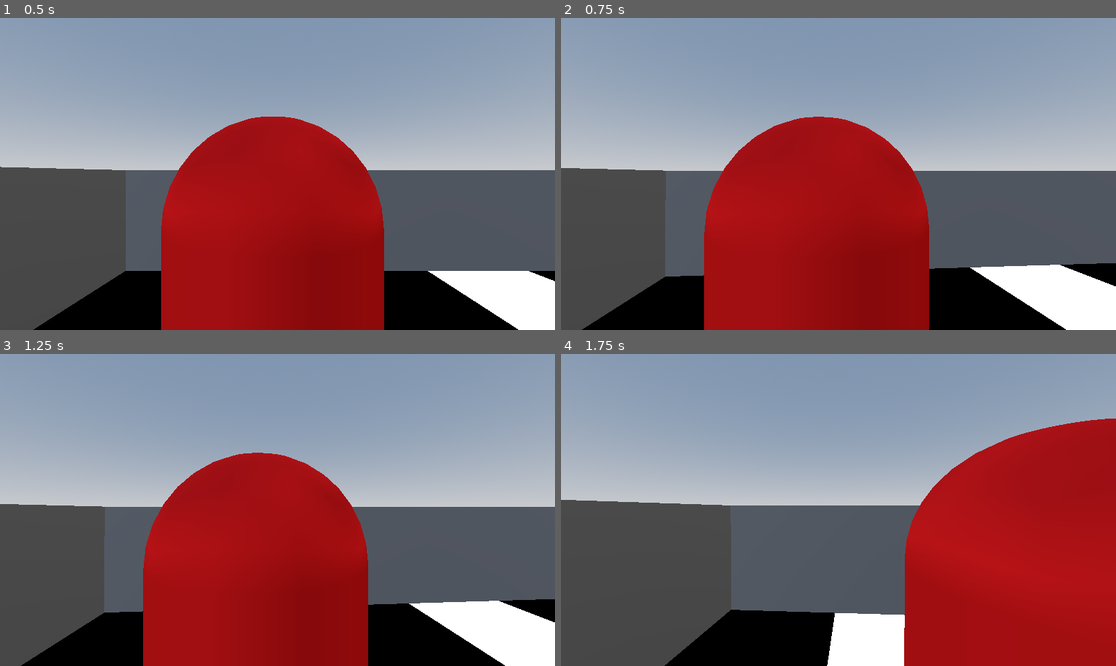
Above: before the commit, frames 1-4 (two rows, left to right).
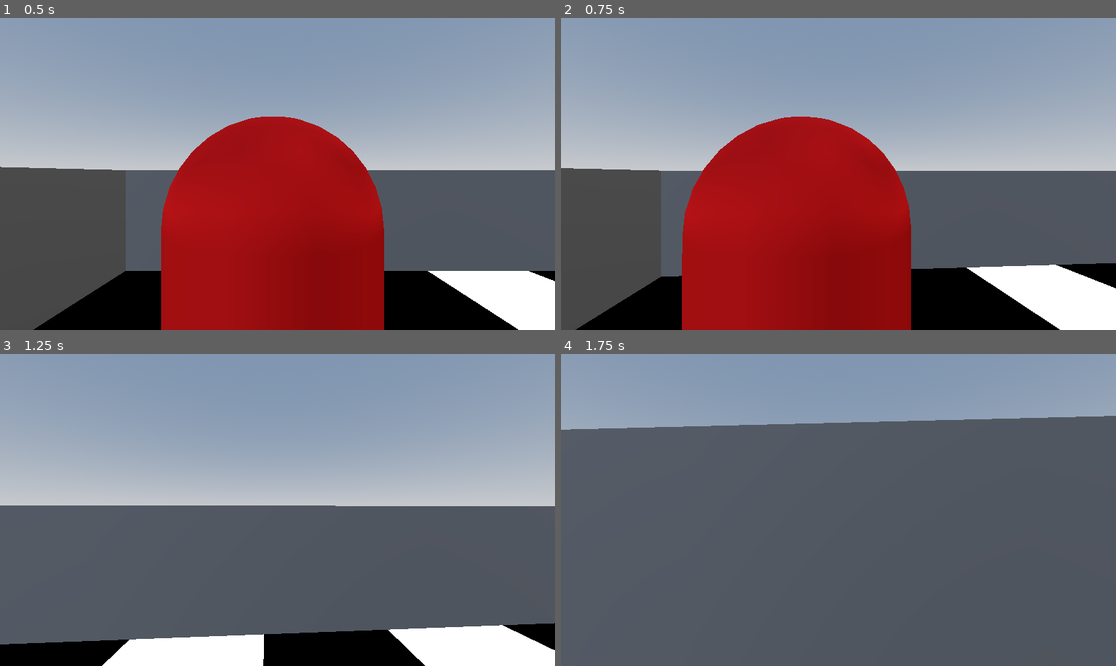
Above: after the commit, the same moments.

Repository: MarGamaDev/wolfenlike
Game: Godot game, scene res://game_manager.tscn
Same seed, same stepped clock (60 frames per second), same inputs: the game is played once before the commit and once after it. This scene is started directly instead of the project's main scene. Sound files missing from this copy of the repository are replaced by a short silence.
Inputs (mouse positions are in pixels of both pictures, inside the frame that each line leads up to):
- Up to frame 1 (0.5 s): no input
- Up to frame 2 (0.75 s): tap Enter at 0.5 s; move the mouse to (866, 174) at 0.52 s; hold W (player_forward) from 0.53 s (still down); hold Down (look_down, bound only after the commit) from 0.53 s (still down); tap Space (space) at 0.6 s
- Up to frame 3 (1.25 s): keep holding W (player_forward); keep holding Down (look_down, bound only after the commit)
- Up to frame 4 (1.75 s): keep holding W (player_forward); move the mouse to (810, 510) at 1.27 s; release Down (look_down, bound only after the commit) at 1.28 s; tap Down (look_down, bound only after the commit) at 1.35 s; tap Left (look_left, bound only after the commit) at 1.55 s

Frame 1 is identical in both runs. In frame 2, 5.5% of the frame differs, in the area x 2-100%, y 31-100%; in frame 3, 39%; in frame 4, 67%, in the area x 0-100%, y 19-100%.

Commit message:
added tank control toggle

Diff:
--- a/Enemies/enemy forms/enemy_pawn.gd
+++ b/Enemies/enemy forms/enemy_pawn.gd
@@ -8,7 +8,7 @@
 
 #returns the now occupied spaces
 func decide_next_move(player_position : Vector2, spaces_taken : Array[Vector2]) -> Array[Vector2]:
-	print("pawn turn")
+	#print("pawn turn")
 	#print("current pawn position: ", grid_position)
 	last_position = grid_position
 	var occupied_spaces : Array[Vector2] = spaces_taken
--- a/Player/player.gd
+++ b/Player/player.gd
@@ -6,8 +6,12 @@
 const SPEED = 3.0
 const JUMP_VELOCITY = 4.5
 const CAMERA_SENSITIVITY : float = 0.001
+const TANK_CAMERA_SENSITIVITY_HORIZONTAL : float = 0.075
+const TANK_CAMERA_SENSITIVITY_VERTICAL : float = 0.05
 const CAMERA_ROTATION_MAX : float = 60.0
 const CAMERA_ROTATION_MIN : float = -40.0
+
+@export var tank_control_toggle : bool
 
 @onready var head : Node3D = $Head
 @onready var camera : Camera3D = $Head/Camera3D
@@ -32,10 +36,11 @@
 
 func _unhandled_input(event: InputEvent) -> void:
 	#when mouse is moved, rotate camera and head seperately
-	if event is InputEventMouseMotion:
-		head.rotate_y(-event.relative.x * CAMERA_SENSITIVITY)
-		camera.rotate_x(-event.relative.y * CAMERA_SENSITIVITY)
-		camera.rotation.x = clamp(camera.rotation.x, deg_to_rad(CAMERA_ROTATION_MIN), deg_to_rad(CAMERA_ROTATION_MAX))
+	if tank_control_toggle == false:
+		if event is InputEventMouseMotion:
+			head.rotate_y(-event.relative.x * CAMERA_SENSITIVITY)
+			camera.rotate_x(-event.relative.y * CAMERA_SENSITIVITY)
+			camera.rotation.x = clamp(camera.rotation.x, deg_to_rad(CAMERA_ROTATION_MIN), deg_to_rad(CAMERA_ROTATION_MAX))
 
 	if Input.is_action_just_pressed("player_attack"):
 		current_form.handle_attack_input()
@@ -54,6 +59,18 @@
 		#on_player_death.emit()
 
 func _physics_process(delta: float) -> void:
+	if tank_control_toggle:
+		if Input.is_action_pressed("look_left"):
+			head.rotate_y(TANK_CAMERA_SENSITIVITY_HORIZONTAL)
+		if Input.is_action_pressed("look_right"):
+			head.rotate_y(-1.0 * TANK_CAMERA_SENSITIVITY_HORIZONTAL)
+		if Input.is_action_pressed("look_down"):
+			camera.rotate_x(-1 * TANK_CAMERA_SENSITIVITY_VERTICAL)
+			camera.rotation.x = clamp(camera.rotation.x, deg_to_rad(CAMERA_ROTATION_MIN), deg_to_rad(CAMERA_ROTATION_MAX))
+		if Input.is_action_pressed("look_up"):
+			camera.rotate_x(TANK_CAMERA_SENSITIVITY_VERTICAL)
+			camera.rotation.x = clamp(camera.rotation.x, deg_to_rad(CAMERA_ROTATION_MIN), deg_to_rad(CAMERA_ROTATION_MAX))
+
 	var input_dir := Input.get_vector("player_left","player_right","player_forward","player_backward")
 	#print("test")
 	current_form.handle_directional_input(input_dir, delta)
--- a/project.godot
+++ b/project.godot
@@ -25,26 +25,22 @@
 
 player_left={
 "deadzone": 0.2,
-"events": [Object(InputEventKey,"resource_local_to_scene":fa …(140 unchanged characters)… d":false,"keycode":0,"physical_keycode":4194319,"key_label":0,"unicode":0,"location":0,"echo":false,"script":null)
-, Object(InputEventKey,"resource_local_to_scene":false,"resource_name":"","device":-1,"window_id":0,"alt_pressed":false,"shift_pressed":false,"ctrl_pressed":false,"meta_pressed":false,"pressed":false,"keycode":0,"physical_keycode":65,"key_label":0,"unicode":97,"location":0,"echo":false,"script":null)
+"events": [Object(InputEventKey,"resource_local_to_scene":fa …(140 unchanged characters)… d":false,"keycode":0,"physical_keycode":65,"key_label":0,"unicode":97,"location":0,"echo":false,"script":null)
 ]
 }
 player_right={
 "deadzone": 0.2,
 "events": [Object(InputEventKey,"resource_local_to_scene":false,"resource_name":"","device":-1,"window_id":0,"alt_press …(192 unchanged characters)…
-, Object(InputEventKey,"resource_local_to_scene":false,"resource_name":"","device":-1,"window_id":0,"alt_pressed":false,"shift_pressed":false,"ctrl_pressed":false,"meta_pressed":false,"pressed":false,"keycode":0,"physical_keycode":4194321,"key_label":0,"unicode":0,"location":0,"echo":false,"script":null)
 ]
 }
 player_forward={
 "deadzone": 0.2,
 "events": [Object(InputEventKey,"resource_local_to_scene":false,"resource_name":"","device":-1,"window_id":0,"alt_press …(192 unchanged characters)…
-, Object(InputEventKey,"resource_local_to_scene":false,"resource_name":"","device":-1,"window_id":0,"alt_pressed":false,"shift_pressed":false,"ctrl_pressed":false,"meta_pressed":false,"pressed":false,"keycode":0,"physical_keycode":4194320,"key_label":0,"unicode":0,"location":0,"echo":false,"script":null)
 ]
 }
 player_backward={
 "deadzone": 0.2,
-"events": [Object(InputEventKey,"resource_local_to_scene":fa …(140 unchanged characters)… d":false,"keycode":0,"physical_keycode":4194322,"key_label":0,"unicode":0,"location":0,"echo":false,"script":null)
-, Object(InputEventKey,"resource_local_to_scene":false,"resource_name":"","device":-1,"window_id":0,"alt_pressed":false,"shift_pressed":false,"ctrl_pressed":false,"meta_pressed":false,"pressed":false,"keycode":0,"physical_keycode":83,"key_label":0,"unicode":115,"location":0,"echo":false,"script":null)
+"events": [Object(InputEventKey,"resource_local_to_scene":fa …(140 unchanged characters)… d":false,"keycode":0,"physical_keycode":83,"key_label":0,"unicode":115,"location":0,"echo":false,"script":null)
 ]
 }
 pause={
@@ -60,6 +56,7 @@
 player_attack={
 "deadzone": 0.2,
 "events": [Object(InputEventMouseButton,"resource_local_to_scene":false,"resource_name":"","device":-1,"window_id":0,"a …(253 unchanged characters)…
+, Object(InputEventKey,"resource_local_to_scene":false,"resource_name":"","device":-1,"window_id":0,"alt_pressed":false,"shift_pressed":false,"ctrl_pressed":false,"meta_pressed":false,"pressed":false,"keycode":0,"physical_keycode":4194325,"key_label":0,"unicode":0,"location":0,"echo":false,"script":null)
 ]
 }
 player_move_ability={
@@ -70,6 +67,26 @@
 test_stop_dash={
 "deadzone": 0.2,
 "events": [Object(InputEventKey,"resource_local_to_scene":false,"resource_name":"","device":-1,"window_id":0,"alt_press …(192 unchanged characters)…
+]
+}
+look_left={
+"deadzone": 0.2,
+"events": [Object(InputEventKey,"resource_local_to_scene":false,"resource_name":"","device":-1,"window_id":0,"alt_pressed":false,"shift_pressed":false,"ctrl_pressed":false,"meta_pressed":false,"pressed":false,"keycode":0,"physical_keycode":4194319,"key_label":0,"unicode":0,"location":0,"echo":false,"script":null)
+]
+}
+look_right={
+"deadzone": 0.2,
+"events": [Object(InputEventKey,"resource_local_to_scene":false,"resource_name":"","device":-1,"window_id":0,"alt_pressed":false,"shift_pressed":false,"ctrl_pressed":false,"meta_pressed":false,"pressed":false,"keycode":0,"physical_keycode":4194321,"key_label":0,"unicode":0,"location":0,"echo":false,"script":null)
+]
+}
+look_up={
+"deadzone": 0.2,
+"events": [Object(InputEventKey,"resource_local_to_scene":false,"resource_name":"","device":-1,"window_id":0,"alt_pressed":false,"shift_pressed":false,"ctrl_pressed":false,"meta_pressed":false,"pressed":false,"keycode":0,"physical_keycode":4194320,"key_label":0,"unicode":0,"location":0,"echo":false,"script":null)
+]
+}
+look_down={
+"deadzone": 0.2,
+"events": [Object(InputEventKey,"resource_local_to_scene":false,"resource_name":"","device":-1,"window_id":0,"alt_pressed":false,"shift_pressed":false,"ctrl_pressed":false,"meta_pressed":false,"pressed":false,"keycode":0,"physical_keycode":4194322,"key_label":0,"unicode":0,"location":0,"echo":false,"script":null)
 ]
 }
 
